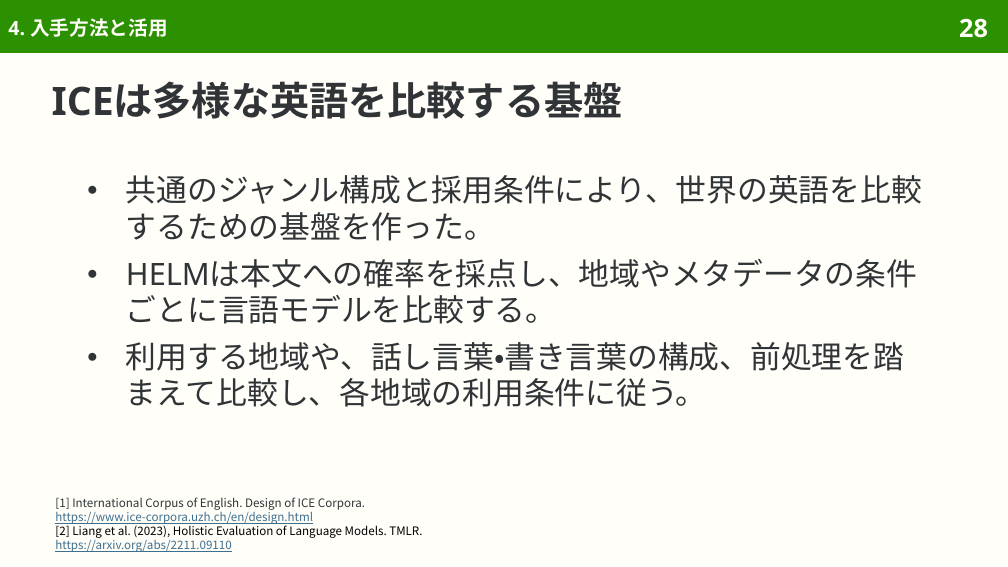
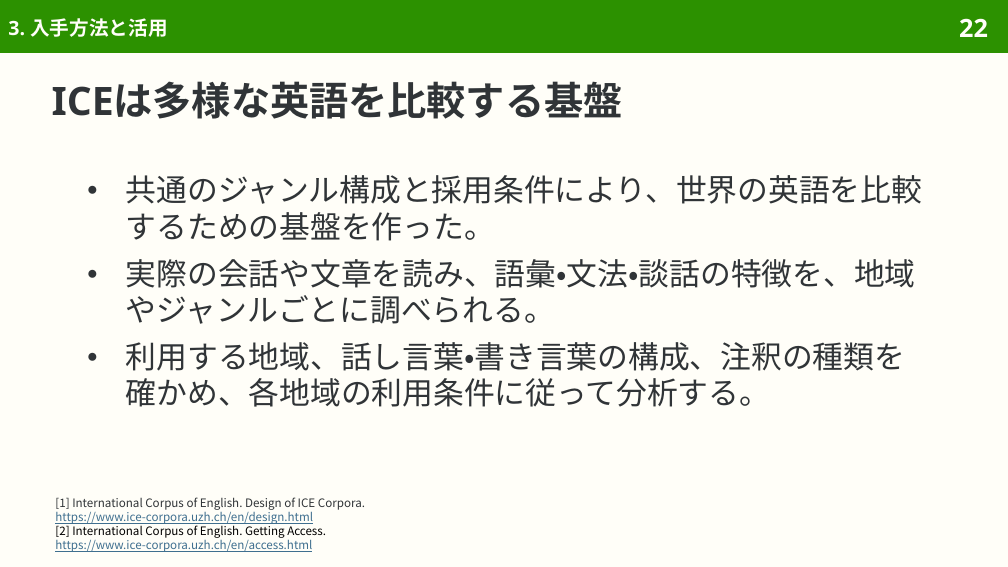
Before and after one commit to sasakiy84/datasets-in-10-minutes, a slide deck: slide 22 of slides/datasets-in-10-minutes-ice.pptx (slide 28 before the commit). Drawn at 1008x567 pixels with LibreOffice and Linux fonts; fonts in the diff are those of the drawing. Boxes give left, top, right and bottom in pixels: in the first picture for what was removed or moved away, otherwise in the second. Text is boxed around its words. In the diff, an @@ line names an element or a change of style, - is before the commit and + after.

Commit message:
Center ICE on regional corpus design and linguistic research

```diff
--- a/slides/datasets-in-10-minutes-ice.pptx
+++ b/slides/datasets-in-10-minutes-ice.pptx
@@ title at (8,18,167,37): text changed @@
-4. 入手方法と活用
+3. 入手方法と活用
@@ page number at (959,18,988,37): text changed @@
-28
+22
@@ text at (126,259,916,407): text changed @@
-● HELMは本文への確率を採点し、地域やメタデータの条件ごとに言語モデルを比較する。
-● 利用する地域や、話し言葉・書き言葉の構成、前処理を踏まえて比較し、各地域の利用条件に従う。
+● 実際の会話や文章を読み、語彙・文法・談話の特徴を、地域やジャンルごとに調べられる。
+● 利用する地域、話し言葉・書き言葉の構成、注釈の種類を確かめ、各地域の利用条件に従って分析する。
@@ text at (55,523,326,552): text changed @@
-[2] Liang et al. (2023), Holistic Evaluation of Language Models. TMLR.
-https://arxiv.org/abs/2211.09110
+[2] International Corpus of English. Getting Access.
+https://www.ice-corpora.uzh.ch/en/access.html
```
Also in this commit, not shown: 15 other slides changed, 8 slides removed, 51 other files.
